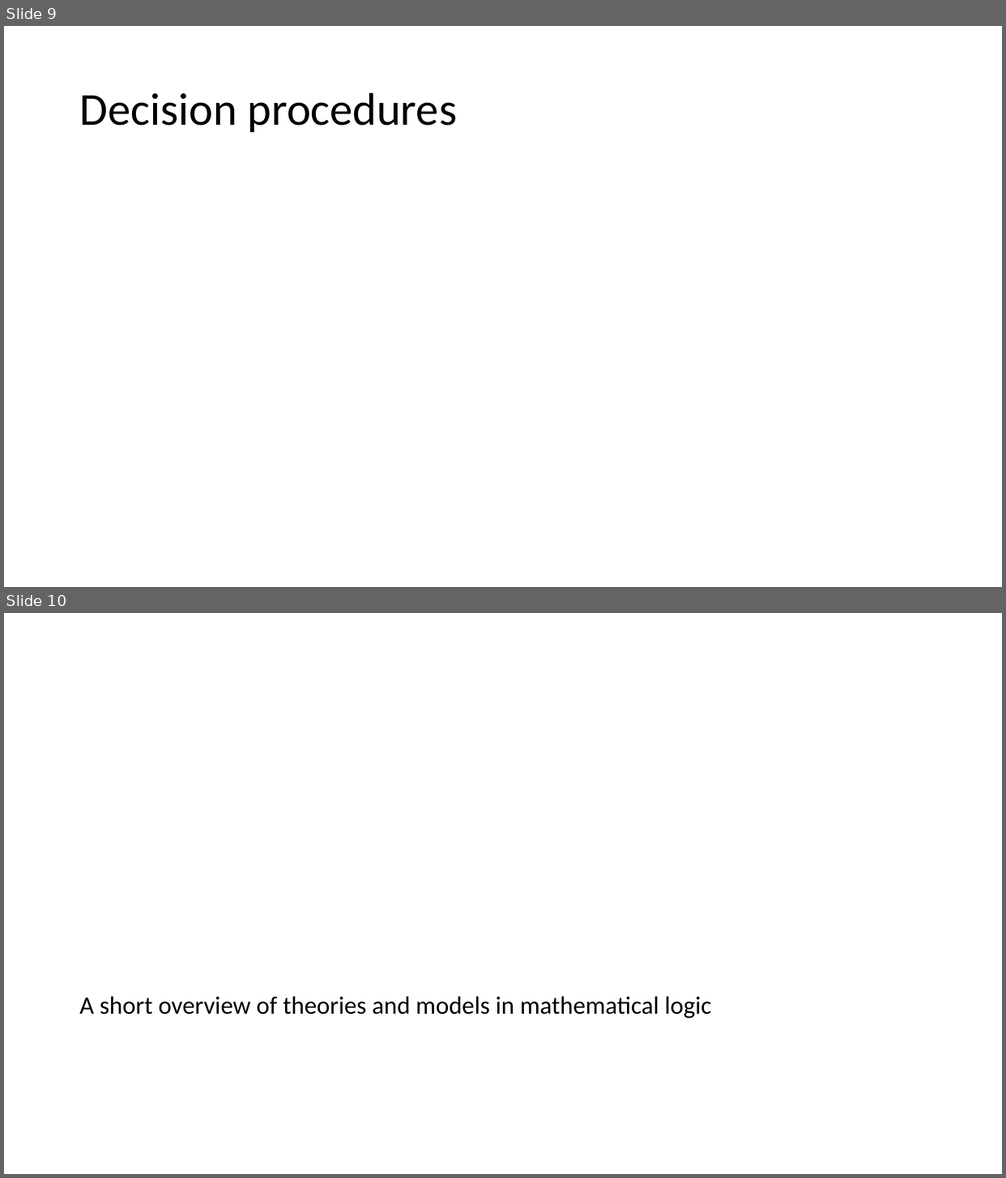
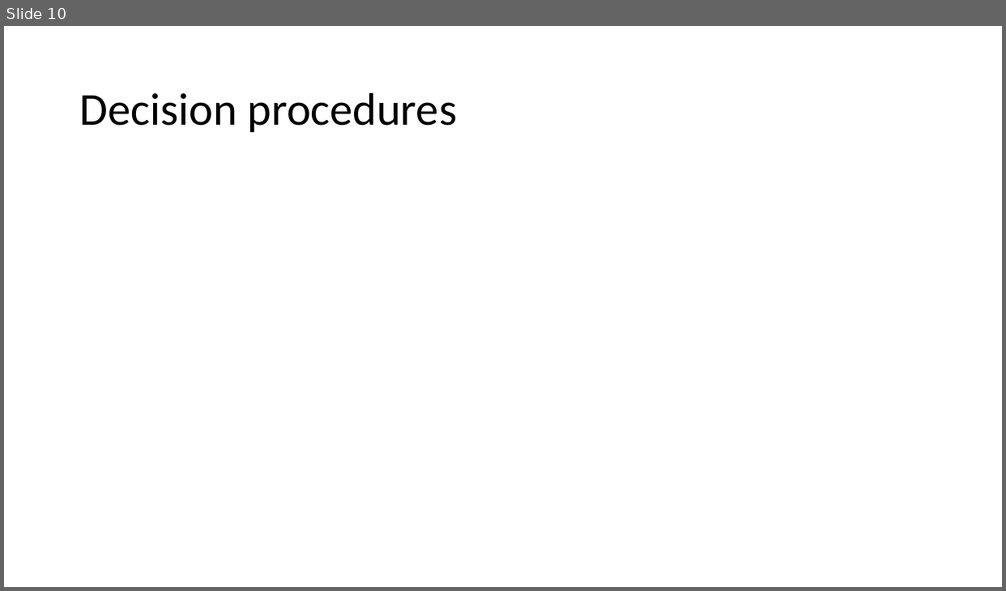
Before and after one commit to sayanmitracode/cpsbooksite, a slide deck: Slides/2025/L5_smt.pptx. Shown one above the other, each under a label of ours: slides 9 and 10 before the commit, slide 10 after it. The pictures are 1006x1178 and 1006x591 pixels, drawn with LibreOffice and Linux fonts; fonts in the diff are those of the drawing; grey boxes stand for pictures. Boxes give left, top, right and bottom in pixels: in the first picture for what was removed or moved away, otherwise in the second. Text is boxed around its words. In the diff, an @@ line names an element or a change of style, - is before the commit and + after.

```diff
--- a/Slides/2025/L5_smt.pptx
+++ b/Slides/2025/L5_smt.pptx
@@ slide 10 removed at [4,613,1002,1174], background #FFFFFF @@
@@ text removed at [79,996,712,1019] @@
-A short overview of theories and models in mathematical logic
@@ what was slide 9 is now slide 10 @@
```
Also in this commit, not shown: 1 slide changed, 5 slides added, 2 other slides removed, 1 other file.
